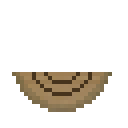
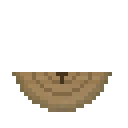
Revision of a layered 128 × 128 image; what changed, layer by layer:
added layer "Layer 2" above "Layer 1" over [56, 72, 68, 84]
painted on "Layer 1" over [32, 72, 92, 96]
